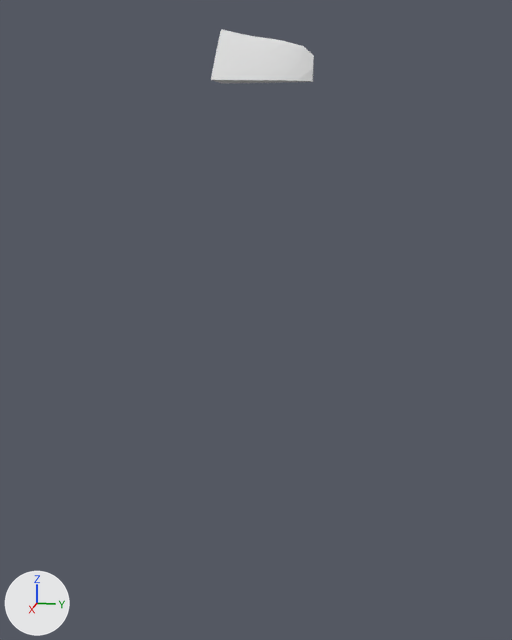
The glTF model assets/terrain/surface_pieces/surf_42_3.glb, before and after one commit.
Before and after are seen from a 50 mm camera at (139.5, 99.8, -18.3) aimed at (102.3, 92.4, -27.6). Every picture has the same lights, and +X, +Y and +Z are marked at lower left. The first picture is the older version. Where no turn or scale is listed for an object, it has been applied to the vertices.

The first picture shows 'geometry_0'.
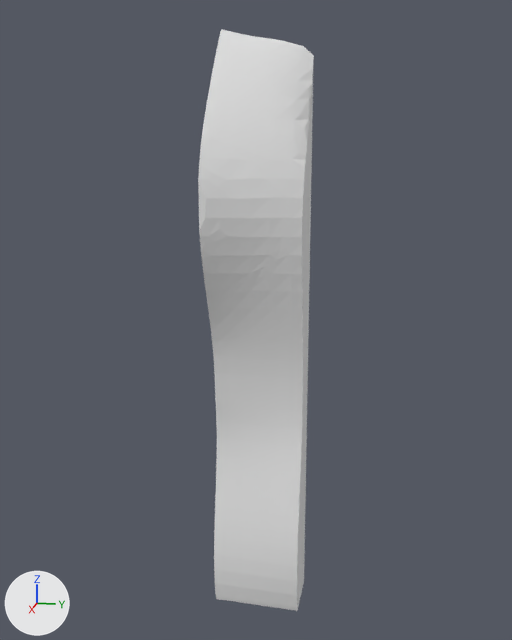
Location of each change, (x1, y1, x2, y2) in pixels of the pictures (512 x 640 px):
'geometry_0', reshaped (12% wider, 960% taller): before (211, 29, 314, 83); after (198, 29, 314, 611)
part 1 of me_geometry_0, built on: before (211, 77, 313, 83); after (198, 77, 313, 611)

What the commit changed:
me_geometry_0 is used by ob_geometry_0; location (0.0, 0.0, 0.0).
me_geometry_0 had 72 vertices, 140 faces and spanned x 100.0..102.3, y 90.0..95.0, z -15.0..-12.23.
me_geometry_0 now has 428 vertices, 852 faces and spans x 100.0..105.0, y 90.0..95.0, z -45.0..-12.23.
me_geometry_0 part 1: 1 vertex moved from x 101.27, y 93.36, z -15.0 to x 101.74, y 92.86, z -15.5; 15 vertices removed from x 100.0..102.3, y 90.0..95.0, z -15.0; 371 vertices added at x 100.0..105.0, y 90.0..95.0, z -45.0..-15.16.
